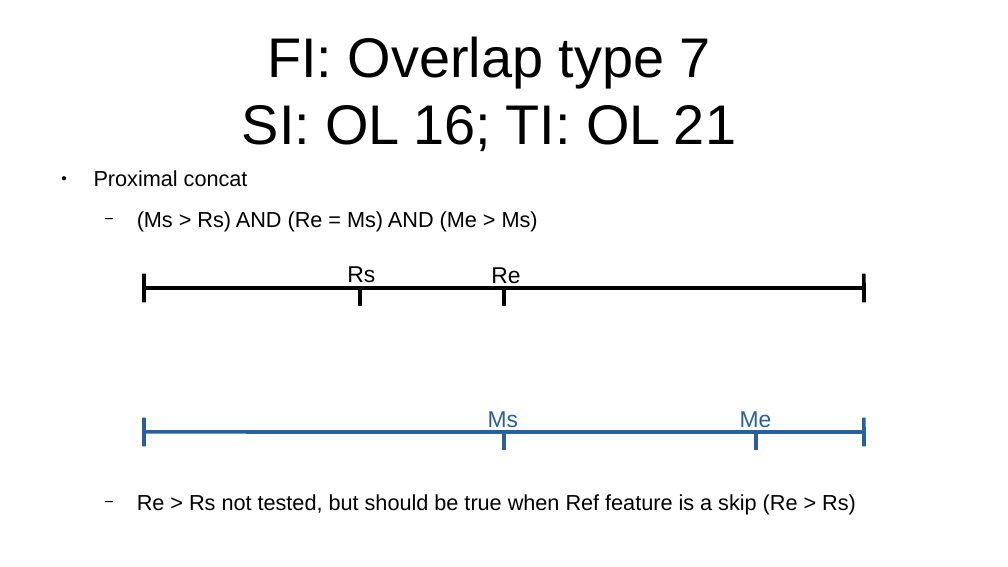
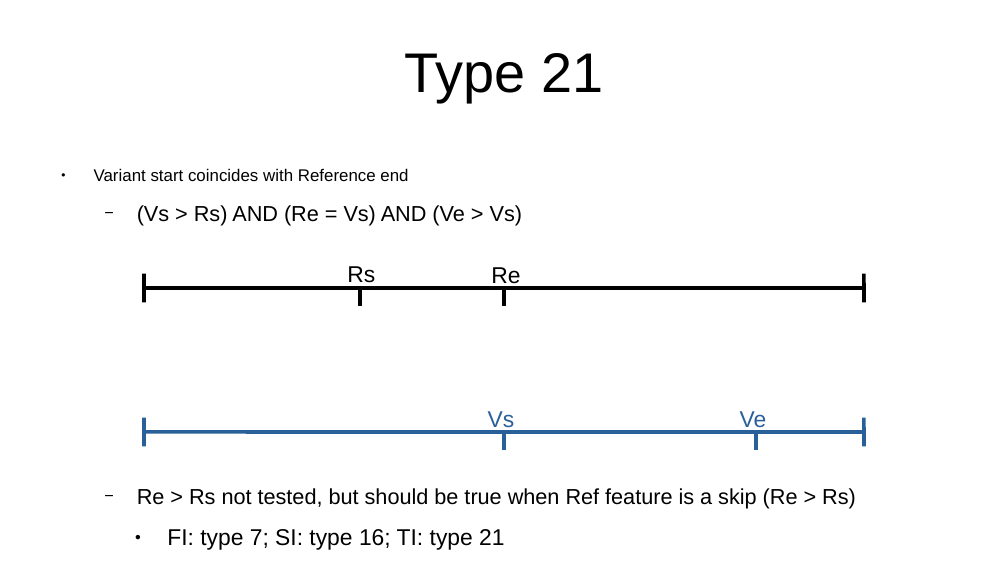
Before and after one commit to Replicon-genetics/rg_exploder_public_documents, a slide deck: slide 25 of Overlap_types_decription.odp (slide 15 before the commit). Drawn at 1008x567 pixels with LibreOffice and Linux fonts; fonts in the diff are those of the drawing. Boxes give left, top, right and bottom in pixels: in the first picture for what was removed or moved away, otherwise in the second. Text is boxed around its words. In the diff, an @@ line names an element or a change of style, - is before the commit and + after.

Commit message:
Overlap types description
Modified for current implementation, rewording and retaining legacy information

```diff
--- a/Overlap_types_decription.odp
+++ b/Overlap_types_decription.odp
@@ title removed at (242, 36, 736, 151) @@
-FI: Overlap type 7
-SI: OL 16; TI: OL 21
@@ title added at (405, 53, 603, 102), 44 pt, text #000000 @@
+Type 21
@@ text at (94, 168, 522, 226): text changed; size 17.1 to 13.3 pt @@
-● Proximal concat
-  − (Ms > Rs) AND (Re = Ms) AND (Me > Ms)
+● Variant start coincides with Reference end
+  − (Vs > Rs) AND (Re = Vs) AND (Ve > Vs)
@@ text at (488, 411, 515, 432): text changed @@
-Ms
+Vs
@@ text at (740, 411, 767, 433): text changed @@
-Me
+Ve
@@ text added at (167, 529, 504, 550), 18 pt, text #000000 @@
+● FI: type 7; SI: type 16; TI: type 21
```
Also in this commit, not shown: 21 other slides changed, 5 slides added, 1 slide removed, 1 other file.
